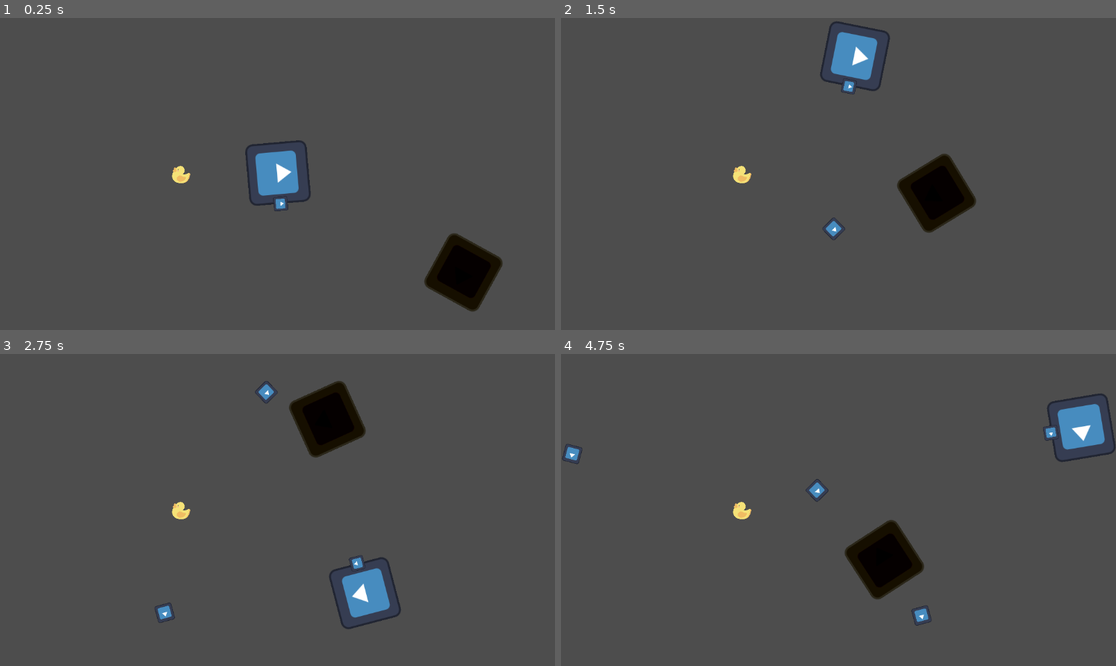
Above: before the commit, frames 1-4 (two rows, left to right).
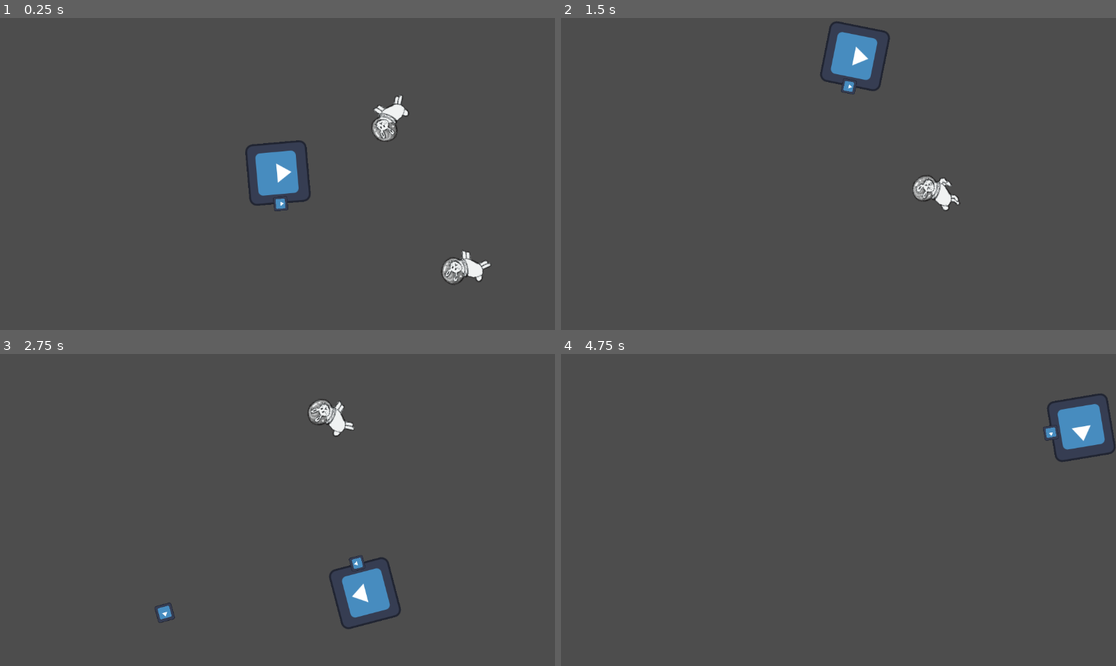
Above: after the commit, the same moments.

Repository: Voolak/Prophecy-of-the-Void
Game: Godot game, scene res://Scenes/LevelModel.tscn
Same seed, same stepped clock (60 frames per second), same inputs: the game is played once before the commit and once after it. The engine's default icon, where the game draws it, is replaced by a stand-in: a white triangle on a blue panel in a dark square.
Inputs (mouse positions are in pixels of both pictures, inside the frame that each line leads up to):
- Up to frame 1 (0.25 s): no input
- Up to frame 2 (1.5 s): move the mouse to (960, 158) at 0.52 s; press the mouse at (960, 158) at 0.53 s; hold Right (right) 0.53-1.28 s; move the mouse to (727, 189) at 1.27 s; release the mouse at (727, 189) at 1.28 s; hold Down (down) from 1.28 s (still down); click (727, 189) at 1.35 s
- Up to frame 3 (2.75 s): move the mouse to (333, 441) at 2.02 s; release Down (down) at 2.03 s; press the mouse at (333, 441) at 2.03 s; hold Right (right) from 2.03 s (still down)
- Up to frame 4 (4.75 s): move the mouse to (810, 572) at 2.77 s; release Right (right) at 2.78 s; release the mouse at (810, 572) at 2.78 s; hold Up (up) 2.78-3.53 s; click (810, 572) at 2.85 s; move the mouse to (1005, 556) at 3.52 s; press the mouse at (1005, 556) at 3.53 s; hold Left (left) from 3.53 s (still down); move the mouse to (672, 463) at 4.27 s; release the mouse at (672, 463) at 4.28 s; click (672, 463) at 4.35 s

The runs differ from the first frame. In frame 1, 2.8% of the frame differs, in the area x 30-91%, y 24-94%; in frame 2, 2.4%; in frame 3, 2.4%; in frame 4, 2.6%.

Commit message:
fix hitboxes + rabbit sprites

Diff:
--- a/Scenes/Bullet.tscn
+++ b/Scenes/Bullet.tscn
@@ -7,6 +7,8 @@
 size = Vector2(36.7696, 36.7696)
 
 [node name="Bullet" type="Area2D"]
+collision_layer = 2
+collision_mask = 0
 script = ExtResource("1_carbh")
 
 [node name="Sprite2D" type="Sprite2D" parent="."]
@@ -17,3 +19,9 @@
 [node name="CollisionShape2D" type="CollisionShape2D" parent="."]
 rotation = 0.785398
 shape = SubResource("RectangleShape2D_vnjg2")
+
+[node name="Timer" type="Timer" parent="."]
+wait_time = 2.5
+
+[connection signal="area_entered" from="." to="." method="_on_area_entered"]
+[connection signal="timeout" from="Timer" to="." method="_on_timer_timeout"]
--- a/Scenes/GameManager.tscn
+++ b/Scenes/GameManager.tscn
@@ -1,3 +1,10 @@
-[gd_scene format=3 uid="uid://b7bkndo2ht4yw"]
+[gd_scene load_steps=2 format=3 uid="uid://b7bkndo2ht4yw"]
+
+[ext_resource type="Script" path="res://scripts/GameManager.gd" id="1_t7u0a"]
 
 [node name="GameManager" type="Node"]
+script = ExtResource("1_t7u0a")
+
+[node name="Timer" type="Timer" parent="."]
+
+[connection signal="timeout" from="Timer" to="." method="_on_timer_timeout"]
--- a/Scenes/Homing_Ennemies.tscn
+++ b/Scenes/Homing_Ennemies.tscn
@@ -1,31 +1,81 @@
-[gd_scene load_steps=7 format=3 uid="uid://sfu3go1mbjcs"]
+[gd_scene load_steps=12 format=3 uid="uid://sfu3go1mbjcs"]
 
 [ext_resource type="Script" path="res://Scripts/HomingEnnemy.gd" id="1_q4556"]
 [ext_resource type="Texture2D" uid="uid://bs1ex4ga6b0bl" path="res://icon.svg" id="2_x1lp0"]
-[ext_resource type="PackedScene" path="res://Scenes/KillZone.tscn" id="3_wcflr"]
+[ext_resource type="Texture2D" uid="uid://sxok02jjxnuc" path="res://Assets/Sprites/lunar_rabbit.png" id="2_xxym7"]
 
-[sub_resource type="RectangleShape2D" id="RectangleShape2D_5hovq"]
-size = Vector2(132, 130)
+[sub_resource type="AtlasTexture" id="AtlasTexture_88irr"]
+atlas = ExtResource("2_xxym7")
+region = Rect2(0, 0, 96, 96)
+
+[sub_resource type="AtlasTexture" id="AtlasTexture_hnkyy"]
+atlas = ExtResource("2_xxym7")
+region = Rect2(96, 0, 96, 96)
+
+[sub_resource type="AtlasTexture" id="AtlasTexture_i4y74"]
+atlas = ExtResource("2_xxym7")
+region = Rect2(192, 0, 96, 96)
+
+[sub_resource type="AtlasTexture" id="AtlasTexture_ppkyx"]
+atlas = ExtResource("2_xxym7")
+region = Rect2(0, 96, 96, 96)
+
+[sub_resource type="SpriteFrames" id="SpriteFrames_dh0kt"]
+animations = [{
+"frames": [{
+"duration": 1.0,
+"texture": SubResource("AtlasTexture_88irr")
+}, {
+"duration": 1.0,
+"texture": SubResource("AtlasTexture_hnkyy")
+}, {
+"duration": 1.0,
+"texture": SubResource("AtlasTexture_i4y74")
+}, {
+"duration": 1.0,
+"texture": SubResource("AtlasTexture_ppkyx")
+}],
+"loop": true,
+"name": &"default",
+"speed": 5.0
+}]
 
 [sub_resource type="CanvasItemMaterial" id="CanvasItemMaterial_i6o4j"]
 blend_mode = 2
 
-[sub_resource type="RectangleShape2D" id="RectangleShape2D_trjx3"]
-size = Vector2(116, 118)
+[sub_resource type="RectangleShape2D" id="RectangleShape2D_x8ogp"]
+size = Vector2(90, 88)
 
-[node name="HomingEnnemy" type="Area2D"]
+[sub_resource type="CircleShape2D" id="CircleShape2D_u7jh8"]
+radius = 42.0
+
+[node name="HomingEnnemy" type="Node2D"]
 script = ExtResource("1_q4556")
 
-[node name="EnemyHitBox" type="CollisionShape2D" parent="."]
-shape = SubResource("RectangleShape2D_5hovq")
+[node name="AnimatedSprite2D" type="AnimatedSprite2D" parent="."]
+sprite_frames = SubResource("SpriteFrames_dh0kt")
+autoplay = "default"
 
 [node name="Sprite2D" type="Sprite2D" parent="."]
+visible = false
 material = SubResource("CanvasItemMaterial_i6o4j")
 texture = ExtResource("2_x1lp0")
 
-[node name="KillZone" parent="." instance=ExtResource("3_wcflr")]
+[node name="HurtBox" type="Area2D" parent="."]
+position = Vector2(0.5, 0)
+collision_layer = 4
 
-[node name="CollisionShape2D" type="CollisionShape2D" parent="KillZone"]
-shape = SubResource("RectangleShape2D_trjx3")
+[node name="CollisionShape2D" type="CollisionShape2D" parent="HurtBox"]
+position = Vector2(2.5, 4)
+shape = SubResource("RectangleShape2D_x8ogp")
 
-[connection signal="body_entered" from="." to="." method="_on_body_entered"]
+[node name="HitBox" type="Area2D" parent="."]
+collision_layer = 0
+collision_mask = 2
+
+[node name="CollisionShape2D" type="CollisionShape2D" parent="HitBox"]
+position = Vector2(3, 5)
+shape = SubResource("CircleShape2D_u7jh8")
+debug_color = Color(0.997488, 0, 0.164827, 0.42)
+
+[connection signal="area_entered" from="HitBox" to="." method="_on_hit_box_area_entered"]
--- a/Scenes/LevelModel.tscn
+++ b/Scenes/LevelModel.tscn
@@ -1,9 +1,8 @@
-[gd_scene load_steps=6 format=3 uid="uid://cpxoccaoj1f3t"]
+[gd_scene load_steps=5 format=3 uid="uid://cpxoccaoj1f3t"]
 
 [ext_resource type="PackedScene" uid="uid://d2i0ibutk1w5h" path="res://Scenes/Player.tscn" id="1_4xv6i"]
-[ext_resource type="PackedScene" path="res://Scenes/GameManager.tscn" id="1_cmnsn"]
+[ext_resource type="PackedScene" uid="uid://b7bkndo2ht4yw" path="res://Scenes/GameManager.tscn" id="1_cmnsn"]
 [ext_resource type="Script" path="res://Scripts/Enemies.gd" id="3_kkc0p"]
-[ext_resource type="PackedScene" uid="uid://jj2nywwopb4e" path="res://Scenes/Enemy.tscn" id="4_ettud"]
 [ext_resource type="PackedScene" uid="uid://sfu3go1mbjcs" path="res://Scenes/Homing_Ennemies.tscn" id="5_1ny0w"]
 
 [node name="LevelModel" type="Node2D"]
@@ -13,15 +12,15 @@
 [node name="Camera2D" type="Camera2D" parent="."]
 position = Vector2(577, 325)
 
-[node name="Player" parent="." instance=ExtResource("1_4xv6i")]
+[node name="Player" parent="." groups=["player"] instance=ExtResource("1_4xv6i")]
 unique_name_in_owner = true
 position = Vector2(578, 323)
 
 [node name="Enemies" type="Node" parent="."]
 script = ExtResource("3_kkc0p")
 
-[node name="Enemy" parent="Enemies" instance=ExtResource("4_ettud")]
-position = Vector2(378, 325)
-
 [node name="HomingEnnemy" parent="Enemies" instance=ExtResource("5_1ny0w")]
 position = Vector2(1007, 553)
+
+[node name="HomingEnnemy2" parent="Enemies" instance=ExtResource("5_1ny0w")]
+position = Vector2(859, 196)
--- a/Scenes/Player.tscn
+++ b/Scenes/Player.tscn
@@ -8,6 +8,7 @@
 size = Vector2(118, 118)
 
 [node name="Player" type="RigidBody2D"]
+collision_mask = 4
 linear_damp = 1.0
 angular_damp = 2.0
 script = ExtResource("1_p5byr")
@@ -25,10 +26,14 @@
 scale = Vector2(0.230469, 0.230469)
 texture = ExtResource("2_ugyxq")
 
-[node name="CollisionShape2D" type="CollisionShape2D" parent="."]
-shape = SubResource("RectangleShape2D_26naw")
-
 [node name="ShootingTimer" type="Timer" parent="."]
 one_shot = true
 
+[node name="HitBox" type="Area2D" parent="."]
+collision_mask = 4
+
+[node name="CollisionShape2D" type="CollisionShape2D" parent="HitBox"]
+shape = SubResource("RectangleShape2D_26naw")
+
 [connection signal="timeout" from="ShootingTimer" to="." method="_on_shooting_timer_timeout"]
+[connection signal="area_entered" from="HitBox" to="." method="_on_hit_box_area_entered"]
--- a/Scripts/Bullet.gd
+++ b/Scripts/Bullet.gd
@@ -3,13 +3,19 @@
 var speed = 750
 
 @onready var screensize = get_viewport_rect().size
+@onready var timer = $Timer
+
+func _ready():
+	timer.start()
 
 func _physics_process(delta):
 	position += transform.x * speed * delta
 	position.x = wrapf(position.x, 0, screensize.x)
 	position.y = wrapf(position.y, 0, screensize.y)
 
-func _on_Bullet_body_entered(body):
-	if body.is_in_group("mobs"):
-		body.queue_free()
+func _on_timer_timeout():
 	queue_free()
+
+func _on_area_entered(area):
+	pass
+	#queue_free()
--- a/Scripts/Enemy.gd
+++ b/Scripts/Enemy.gd
@@ -1,6 +1,6 @@
 extends Node2D
 
-@export var HP : int
+@export var hp : int
 
 # Called when the node enters the scene tree for the first time.
 func _ready():
--- /dev/null
+++ b/Scripts/GameManager.gd
@@ -0,0 +1,23 @@
+extends Node
+
+@onready var timer = $Timer
+@onready var player = %Player
+
+# Called when the node enters the scene tree for the first time.
+func _ready():
+	pass # Replace with function body.
+
+
+# Called every frame. 'delta' is the elapsed time since the previous frame.
+func _process(delta):
+	if player.hp == 0:
+		timer.start()
+		player.queue_free()
+
+	for enemy in get_tree().get_nodes_in_group("enemies"):
+		if enemy.hp <= 0:
+			enemy.queue_free()
+
+
+func _on_timer_timeout():
+	get_tree().reload_current_scene()
--- a/Scripts/HomingEnnemy.gd
+++ b/Scripts/HomingEnnemy.gd
@@ -1,9 +1,10 @@
-extends Area2D
+extends Node2D
 
 @export var speed = 200
 @export var steer_force = 250.0
 
 var velocity = Vector2.ZERO
+@export var hp = 1
 @onready var player = %Player
 
 @onready var screensize = get_viewport_rect().size
@@ -24,5 +25,8 @@
 	position.y = wrapf(position.y, 0, screensize.y)
 	rotation = velocity.angle()
 
-func _on_body_entered(body):
-	queue_free()
+
+# on bullet enter
+func _on_hit_box_area_entered(area):
+	hp -= 1
+	area.queue_free()	#delete bullet
--- a/Scripts/KillZone.gd
+++ b/Scripts/KillZone.gd
@@ -4,8 +4,9 @@
 @export var HIT_DAMAGE: int
 
 func _on_body_entered(body):
-	timer.start()
+	#timer.start()
 	print("collision")
+	print(body.hp)
 
 
 func _on_timer_timeout():
--- a/Scripts/Player.gd
+++ b/Scripts/Player.gd
@@ -2,14 +2,15 @@
 
 @onready var screensize = get_viewport_rect().size
 @onready var shooting_timer = $ShootingTimer
+@onready var marker_2d = $Sprite2D/Marker2D
 
 @export var engine_power = 800
 @export var rotation_speed = 5.0
 
 @export var Bullet : PackedScene
+@export var hp = 5
 
 var SHOOT_THRUST = 25000
-
 var thrust = Vector2.ZERO
 
 func get_input():
@@ -63,10 +64,15 @@
 
 	var b = Bullet.instantiate()
 	owner.add_child(b)
-	b.transform = $Sprite2D/Marker2D.global_transform
+	b.transform = marker_2d.global_transform
 
 func _integrate_forces(state):
 	var xform = state.transform
 	xform.origin.x = wrapf(xform.origin.x, 0, screensize.x)
 	xform.origin.y = wrapf(xform.origin.y, 0, screensize.y)
 	state.transform = xform
+
+
+func _on_hit_box_area_entered(area):
+	hp -= 1
+	print(hp)
--- a/project.godot
+++ b/project.godot
@@ -47,6 +47,15 @@
 ]
 }
 
+[layer_names]
+
+2d_render/layer_1="Player"
+2d_render/layer_2="Projectile"
+2d_render/layer_3="Enemy"
+2d_physics/layer_1="Player"
+2d_physics/layer_2="Projectile"
+2d_physics/layer_3="Enemy"
+
 [physics]
 
 2d/default_gravity=0.0
Binary file added: Assets/Sprites/lunar_rabbit.png
Not shown, added: Assets/Sprites/lunar_rabbit.png.import
Not shown: 1 places in Scenes/Enemy.tscn that only renumber resources
Not shown, added: Assets/Sprites/Téléchargements - Raccourci.lnk
